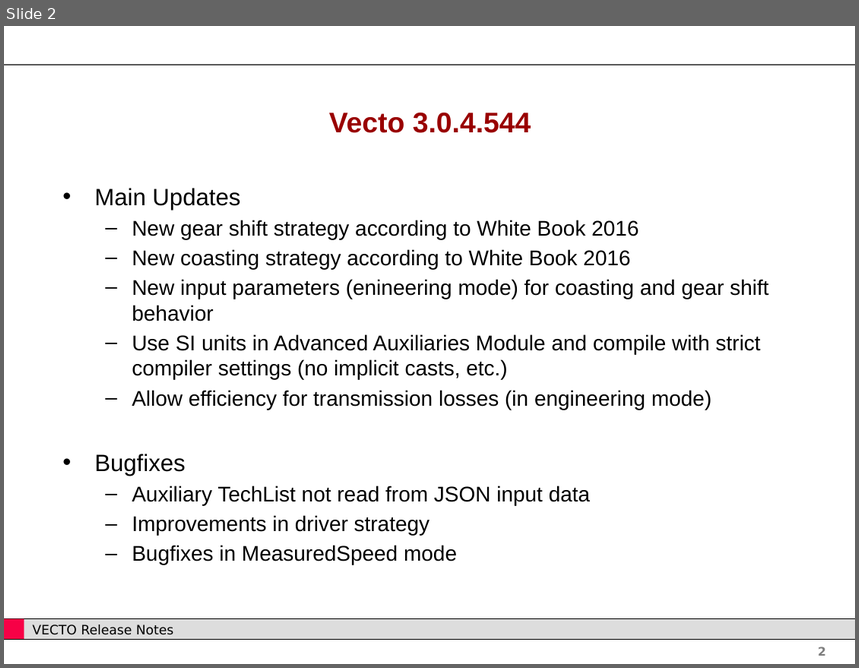
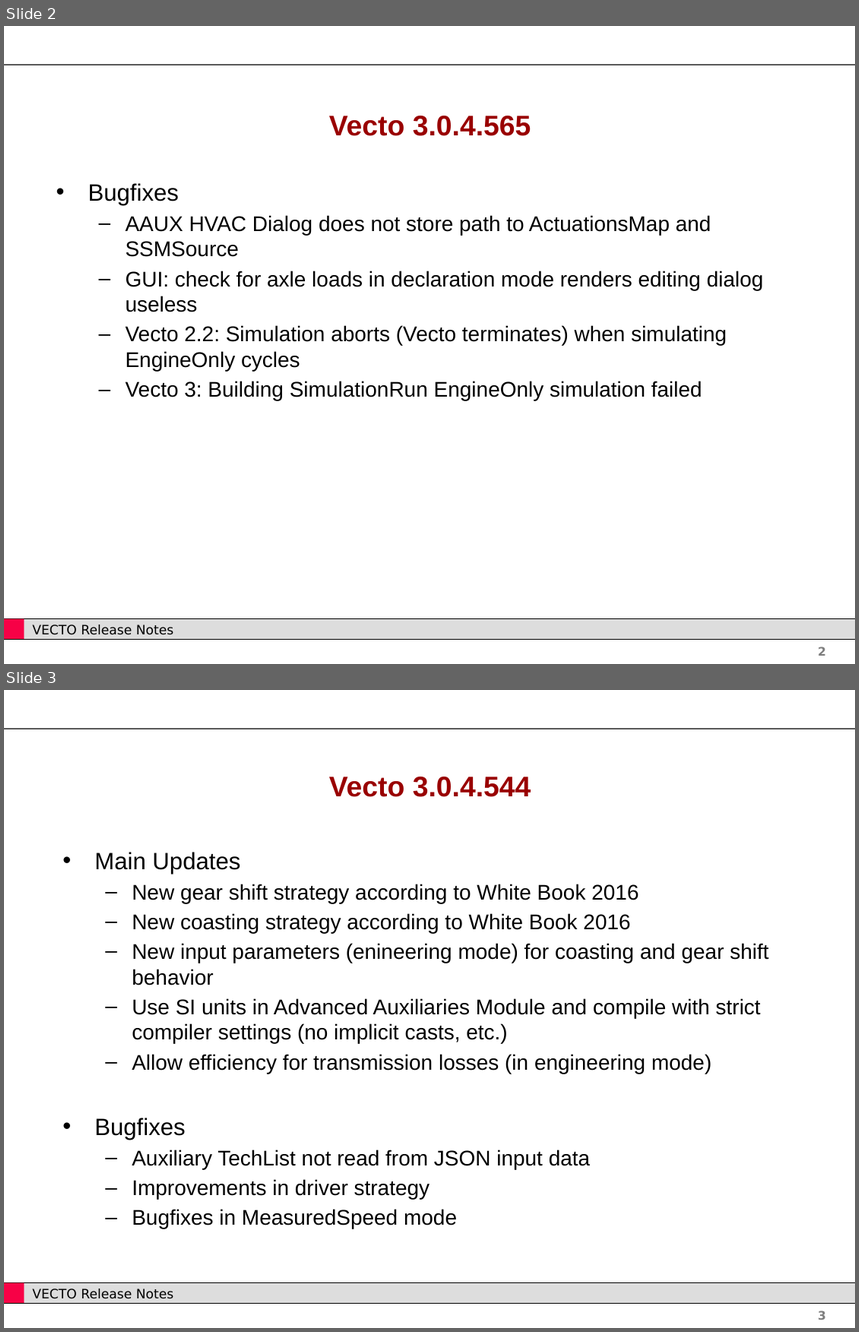
Before and after one commit to tanawadeatharva/BharatVECTO, a slide deck: Documentation/User Manual Source/Release Notes Vecto3.x.pptx. Shown one above the other, each under a label of ours: slide 2 before the commit, slides 2 and 3 after it. The pictures are 859x668 and 859x1332 pixels, drawn with LibreOffice and Linux fonts; fonts in the diff are those of the drawing; background and template pictures are left out. Boxes give left, top, right and bottom in pixels: in the first picture for what was removed or moved away, otherwise in the second. Text is boxed around its words. In the diff, an @@ line names an element or a change of style, - is before the commit and + after.

```diff
--- a/Documentation/User Manual Source/Release Notes Vecto3.x.pptx
+++ b/Documentation/User Manual Source/Release Notes Vecto3.x.pptx
@@ slide 2 added at box(4, 26, 855, 664), background #FFFFFF; not listed: 5 template elements that a slide beside it also shows @@
@@ title added at box(329, 116, 531, 136), 24 pt, text #990000, bold @@
+Vecto 3.0.4.565
@@ text added at box(88, 183, 764, 401), 18 pt, text #000000 @@
+• Bugfixes
+  – AAUX HVAC Dialog does not store path to ActuationsMap and SSMSource
+  – GUI: check for axle loads in declaration mode renders editing dialog useless
+  – Vecto 2.2: Simulation aborts (Vecto terminates) when simulating EngineOnly cycles
+  – Vecto 3: Building SimulationRun EngineOnly simulation failed
@@ what was slide 2 is now slide 3 @@
@@ page number at box(818, 1311, 826, 1320): text changed @@
-2
+3
```
Also in this commit, not shown: 1 slide changed, 2 other files.
